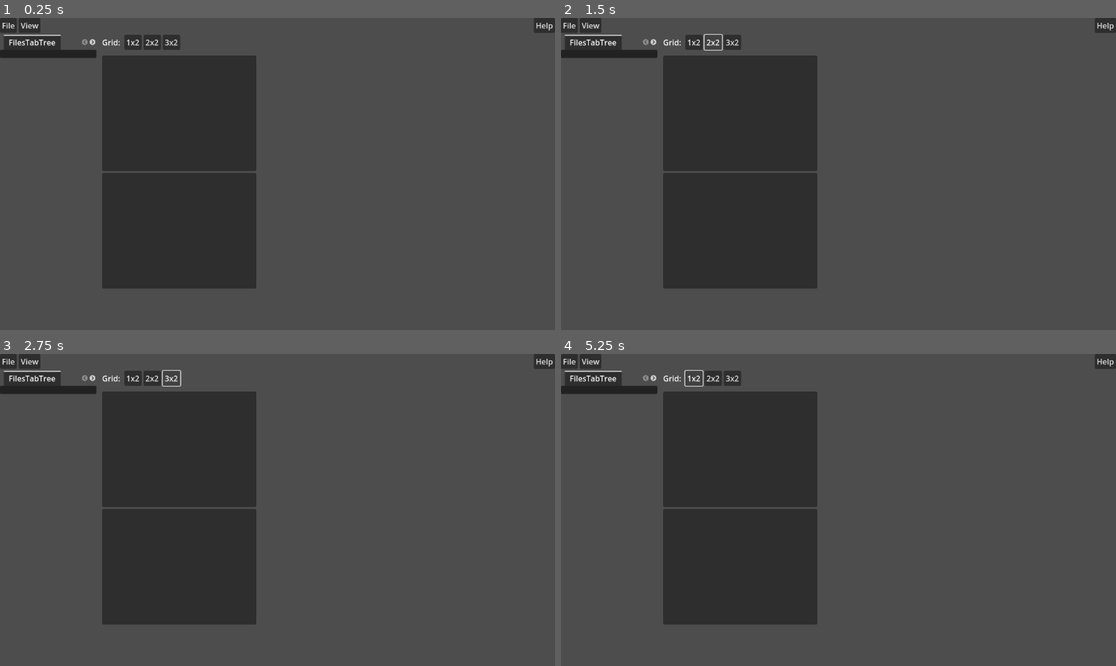
Above: before the commit, frames 1-4 (two rows, left to right).
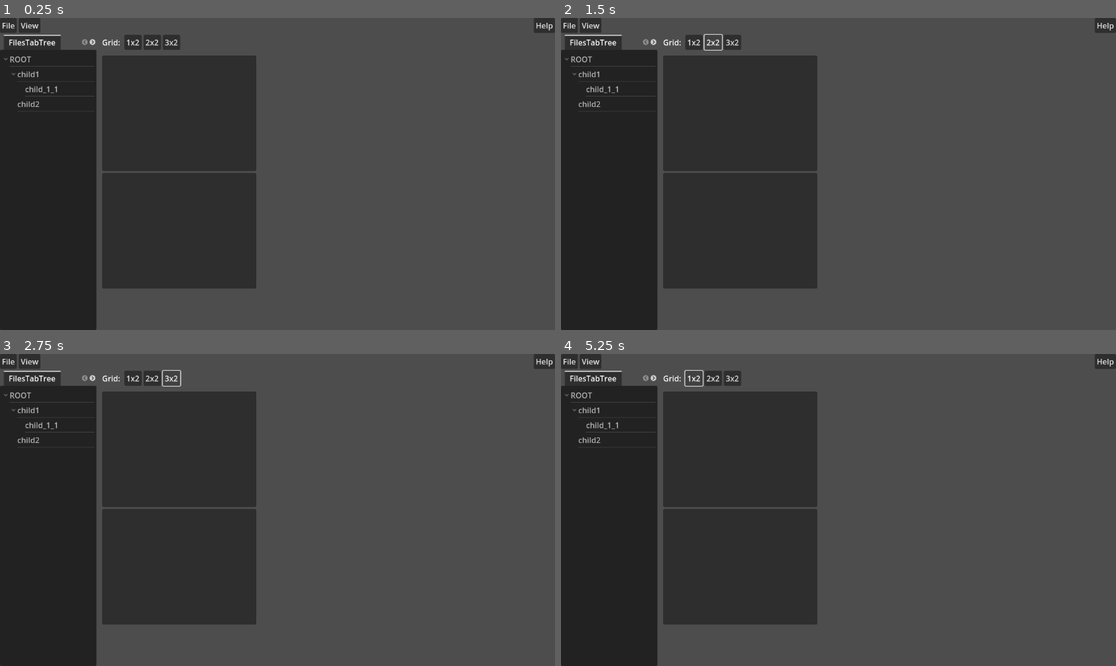
Above: after the commit, the same moments.

Repository: radioation/Godot_Rocks
Game: Godot game, scene res://Scene/Main/main.tscn
Same seed, same stepped clock (60 frames per second), same inputs: the game is played once before the commit and once after it.
Inputs:
- Up to frame 1 (0.25 s): no input
- Up to frame 2 (1.5 s): click "1x2" at 0.5 s; click "2x2" at 1.25 s
- Up to frame 3 (2.75 s): click "3x2" at 2 s
- Up to frame 4 (5.25 s): click "1x2" at 2.75 s; click "2x2" at 3.5 s; click "3x2" at 4.25 s; click "1x2" at 5 s

The runs differ from the first frame. In frame 1, 15% of the frame differs, in the area x 0-18%, y 12-100%; in frame 2, 15%; in frame 3, 15%; in frame 4, 15%.

Commit message:
trying out Tree

Diff:
--- a/Gui/Scene/Main/main.gd
+++ b/Gui/Scene/Main/main.gd
@@ -9,12 +9,24 @@
 
 @onready var file_dialog: FileDialog = $FileDialog
 
+@onready var files_tree: Tree = $VBoxContainer/HSplitContainer/LeftVBoxContainer/TabContainer/FilesTabTree
 
 # Called when the node enters the scene tree for the first time.
 func _ready() -> void:
 	_setup_menu_1()
 	_setup_menu_2()
 
+	files_tree.clear()
+	var root = files_tree.create_item()
+	root.set_text(0,"ROOT")
+	var child1 = files_tree.create_item(root)
+	child1.set_text(0, "child1")
+	var child2 = files_tree.create_item(root)
+	child2.set_text(0, "child2")
+
+
+	var child1_1 = files_tree.create_item( child1)
+	child1_1.set_text(0,"child_1_1")
 
 
 
@@ -71,6 +83,28 @@
 
 
 
-func _on_file_dialog_dir_selected(dir: String) -> void:
-	print("DIR: %s" % dir)
-	pass # Replace with function body.
+func _on_file_dialog_dir_selected(path: String) -> void:
+	print("DIR: %s" % path)
+	files_tree.clear()
+	var tree_item = files_tree.create_item()
+	tree_item.set_text(0, path)
+	get_directory_list(path, tree_item)
+
+
+
+func get_directory_list( path: String, tree_item: TreeItem ) -> void:
+	var dir = DirAccess.open(path)
+
+	if dir:
+		dir.list_dir_begin()
+		var file_name = dir.get_next()
+		while file_name != "":
+			var new_tree_item = files_tree.create_item(tree_item)
+			new_tree_item.set_text(0, file_name )
+			if dir.current_is_dir():
+				print("DIR: " + path.path_join(file_name))
+				get_directory_list(path.path_join(file_name), new_tree_item)
+			else:
+				print("file: " + file_name)
+			file_name = dir.get_next()
+		dir.list_dir_end()
--- a/Gui/Scene/Main/main.tscn
+++ b/Gui/Scene/Main/main.tscn
@@ -66,6 +66,7 @@
 
 [node name="TabContainer" type="TabContainer" parent="VBoxContainer/HSplitContainer/LeftVBoxContainer"]
 layout_mode = 2
+size_flags_vertical = 3
 current_tab = 0
 
 [node name="FilesTabTree" type="Tree" parent="VBoxContainer/HSplitContainer/LeftVBoxContainer/TabContainer"]
Not shown, changed: Gui/NOTES.md
